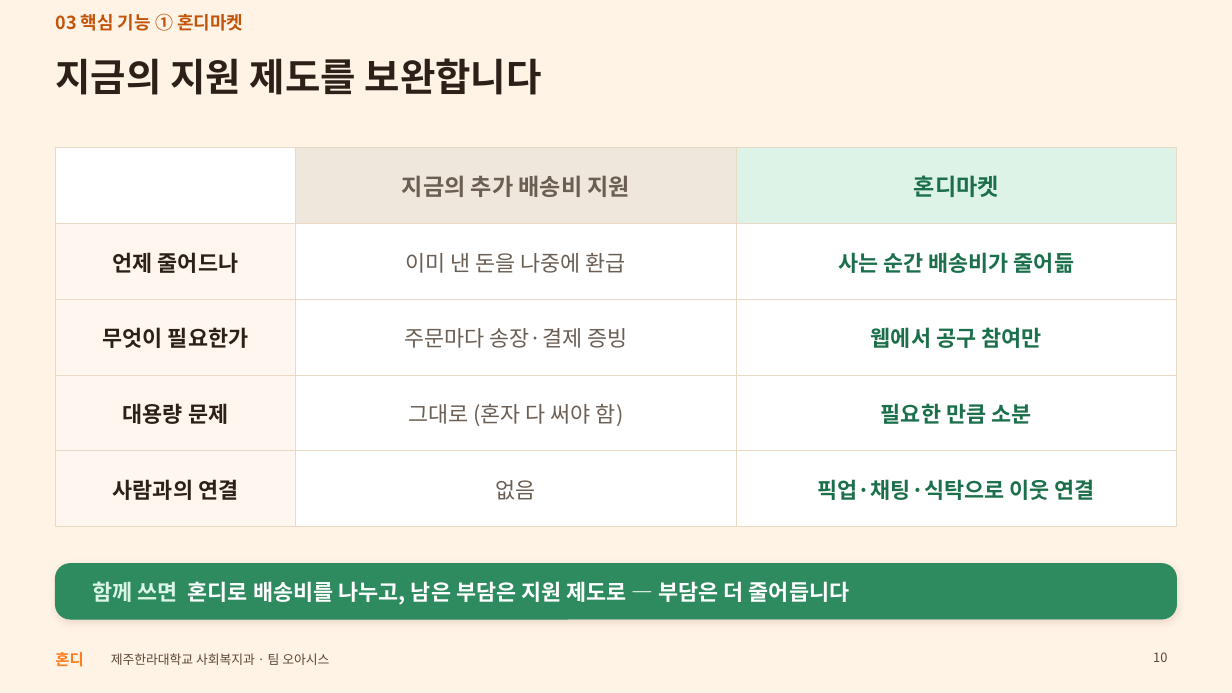
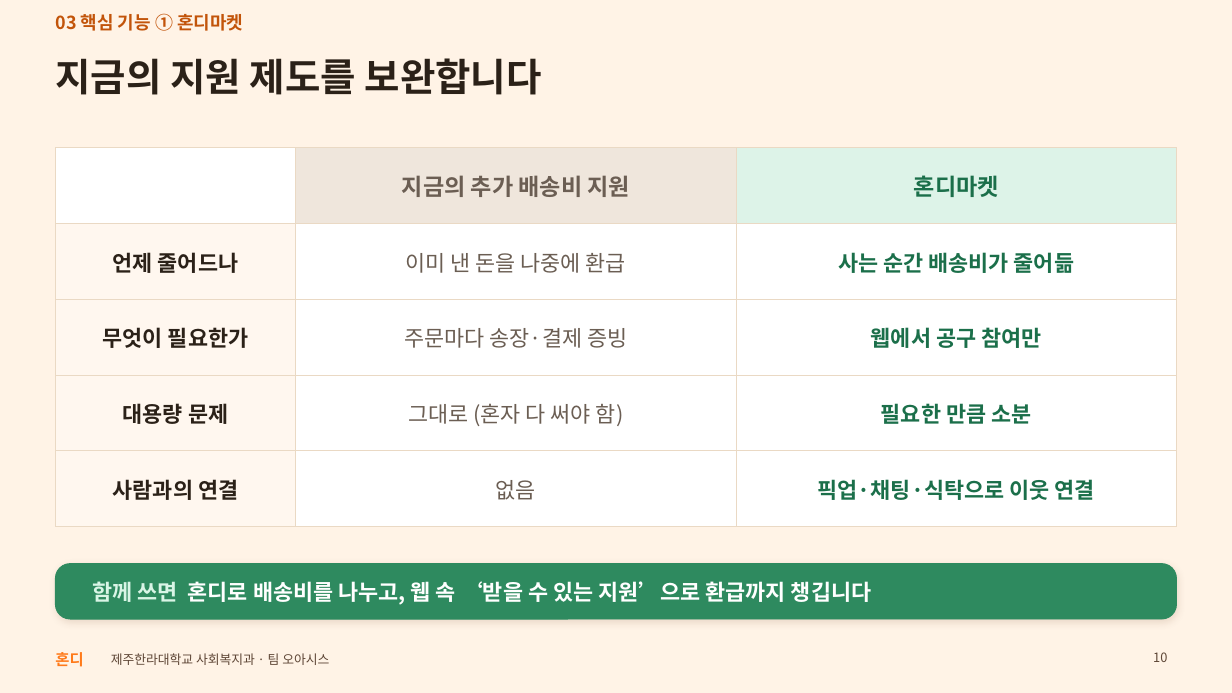
Before and after one commit to oasishondi/oasishondi.github.io, a slide deck: slide 10 of print/Hondi_presentation.pptx. Drawn at 1232x693 pixels with LibreOffice and Linux fonts; fonts in the diff are those of the drawing. Boxes give left, top, right and bottom in pixels: in the first picture for what was removed or moved away, otherwise in the second. Text is boxed around its words. In the diff, an @@ line names an element or a change of style, - is before the commit and + after.

```diff
--- a/print/Hondi_presentation.pptx
+++ b/print/Hondi_presentation.pptx
@@ text at box(92, 578, 871, 606): text changed @@
-함께 쓰면 혼디로 배송비를 나누고, 남은 부담은 지원 제도로 — 부담은 더 줄어듭니다
+함께 쓰면 혼디로 배송비를 나누고, 웹 속 ‘받을 수 있는 지원’으로 환급까지 챙깁니다
```
Also in this commit, not shown: 5 other slides changed, 2 other files.
